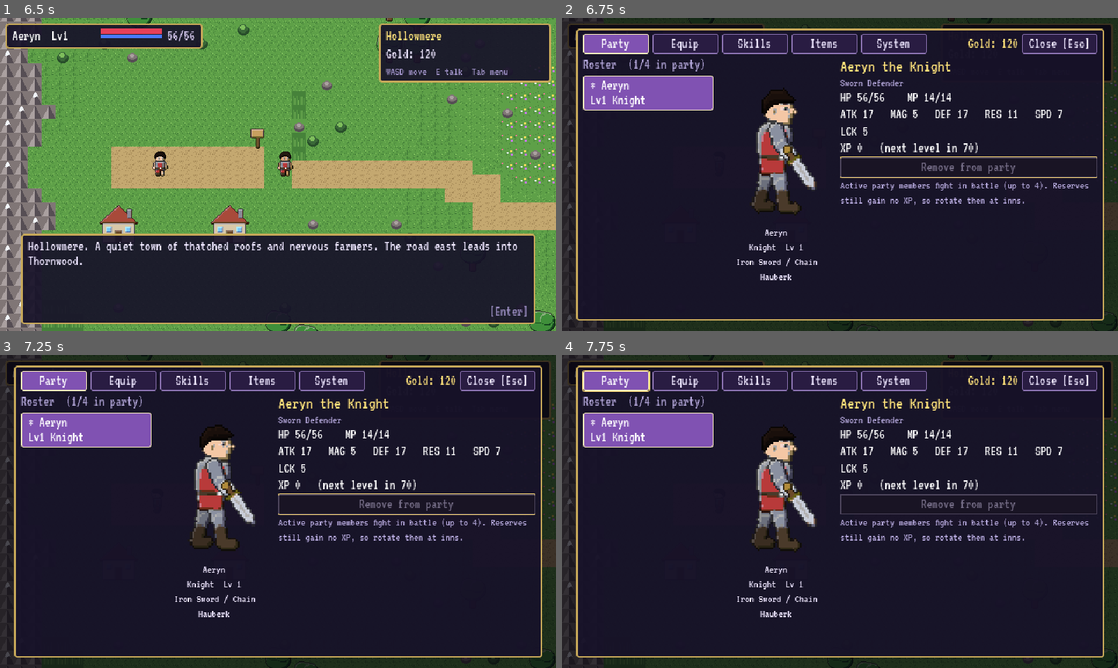
Above: before the commit, frames 1-4 (two rows, left to right).
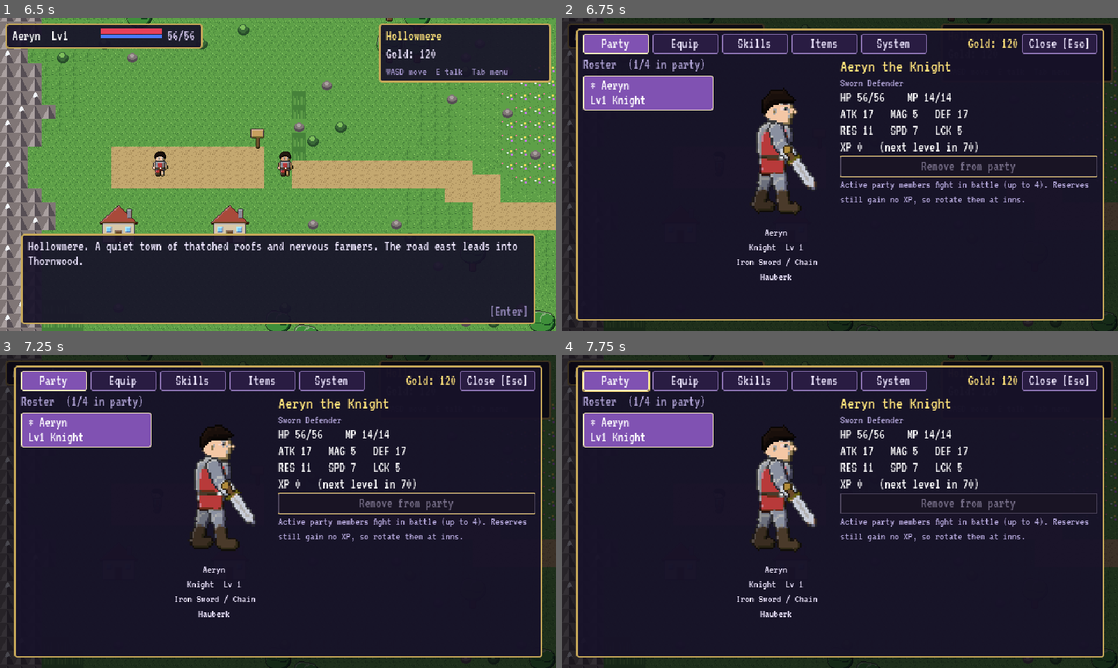
Above: after the commit, the same moments.

Repository: jacobbeebe007-ui/Witnessed---RPG
Game: Godot game, scene res://scenes/title/Title.tscn
The game is run twice, just before and just after one commit, with the same random seed, the same clock (stepped at 60 frames per second) and the same inputs.
Inputs (mouse positions are in pixels of both pictures, inside the frame that each line leads up to):
- Up to frame 1 (6.5 s): click "New Game" at 0.5 s; click "Begin the journey" at 1.25 s; tap Enter (confirm) at 2, 4.25, 5 s; move the mouse to (400, 158) at 2.02 s; hold D (move_right) 2.03-2.78 s; hold Enter (confirm) 2.03-2.78 s; click (400, 158) at 2.17 s; move the mouse to (166, 190) at 2.77 s; hold Escape (back) 2.78-3.53 s; tap Shift (dodge) at 2.85, 5.85 s; move the mouse to (333, 105) at 3.52 s; hold D (move_right) 3.53-4.28 s; hold E (interact) 3.53-4.28 s; move the mouse to (250, 237) at 4.27 s; hold W (move_up) 4.28-5.03 s; tap Space (parry) at 4.35 s; click (250, 237) at 4.42 s; move the mouse to (444, 221) at 5.02 s; hold Enter (confirm) 5.03-5.78 s; hold A (move_left) from 5.03 s (still down); move the mouse to (111, 127) at 5.77 s
- Up to frame 2 (6.75 s): tap Enter (confirm) at 6.5 s; move the mouse to (867, 174) at 6.52 s; release A (move_left) at 6.53 s; hold Escape (back) from 6.53 s (still down); hold E (interact) from 6.53 s (still down); click (867, 174) at 6.67 s
- Up to frame 3 (7.25 s): keep holding Escape (back); keep holding E (interact)
- Up to frame 4 (7.75 s): release Escape (back) at 7.25 s; release E (interact) at 7.25 s; click "Party" at 7.25 s

Frame 1 is identical in both runs. In frame 2, 2.1% of the frame differs, in the area x 50-97%, y 29-60%; in frame 3, 2.1%; in frame 4, 1.9%.

Commit message:
Split party menu stat line so it fits the panel
Co-authored-by: jacobbeebe007-ui <jacobbeebe007-ui@users.noreply.github.com>

Diff:
--- a/godot/scenes/menu/PartyMenu.gd
+++ b/godot/scenes/menu/PartyMenu.gd
@@ -206,7 +206,8 @@
 	_label("%s the %s" % [h.display_name, h.class_title()], Color("ffe27a"), 20)
 	_label(GameData.CLASSES[h.class_id]["role"], Color(0.7, 0.65, 0.85), 13)
 	_label("HP %d/%d    MP %d/%d" % [h.hp, h.max_hp(), h.mp, h.max_mp()])
-	_label("ATK %d   MAG %d   DEF %d   RES %d   SPD %d   LCK %d" % [h.attack(), h.magic(), h.defense(), h.resistance(), h.speed(), h.luck()])
+	_label("ATK %d   MAG %d   DEF %d" % [h.attack(), h.magic(), h.defense()])
+	_label("RES %d   SPD %d   LCK %d" % [h.resistance(), h.speed(), h.luck()])
 	_label("XP %d   (next level in %d)" % [h.xp, h.xp_to_next()] if h.level < GameData.MAX_LEVEL else "XP %d   (max level)" % h.xp)
 	var in_party := h.id in GameState.party
 	var b := Button.new()
